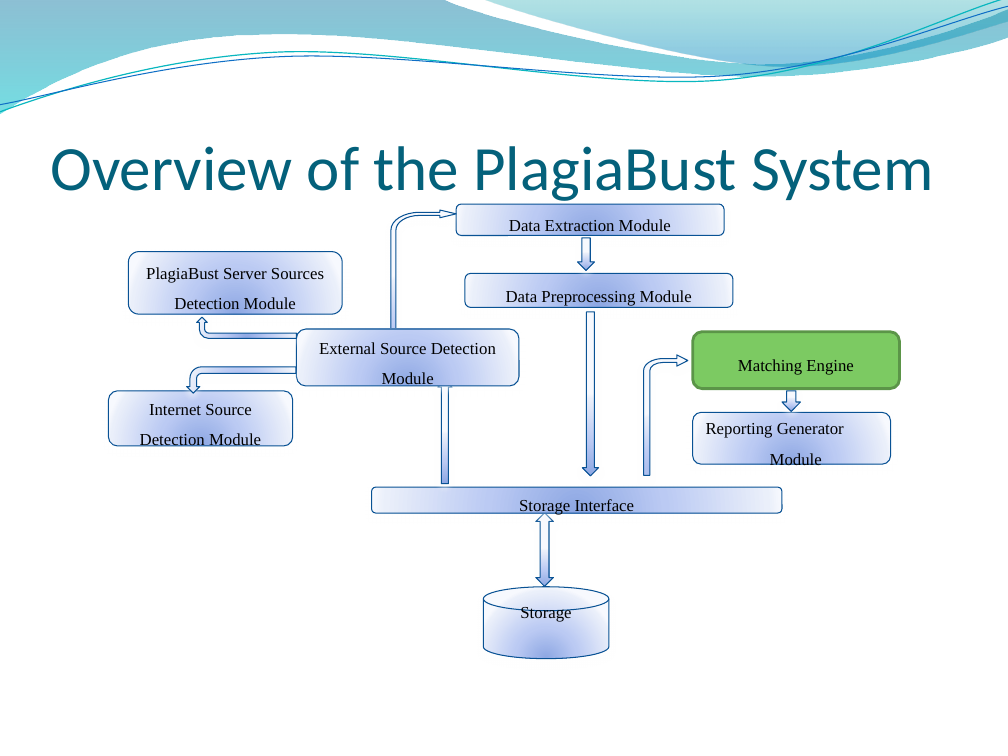
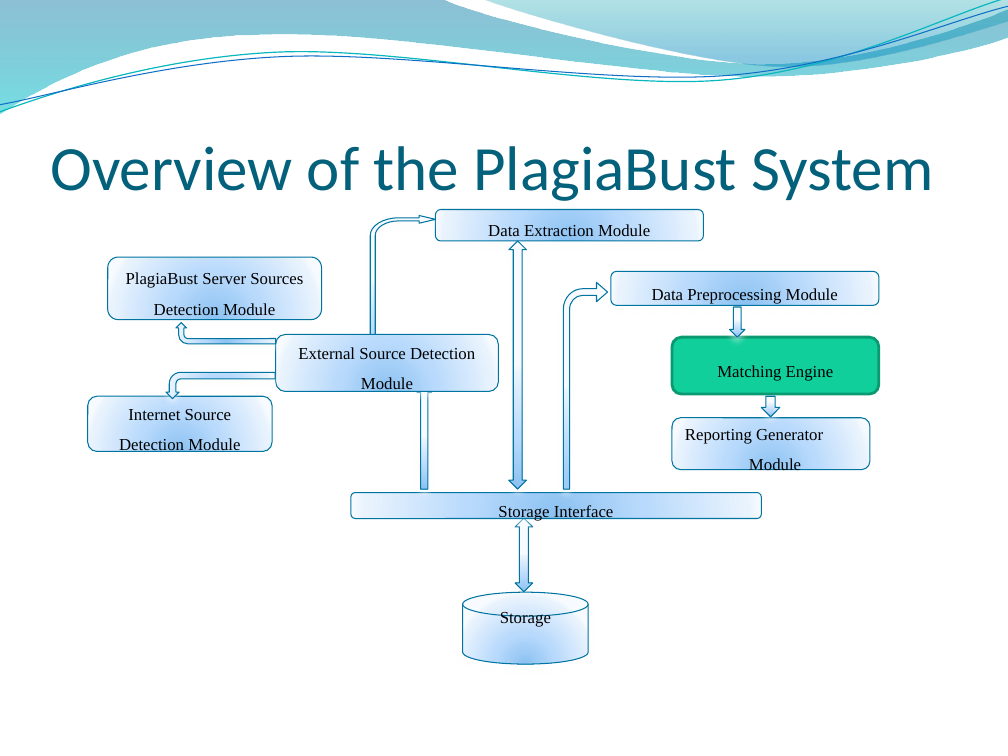
Before and after one commit to RizwanSaeedi/project-plagiabust, a slide deck: slide 24 of project docs/Final Presentation.pptx (slide 25 before the commit). Drawn at 1008x756 pixels with LibreOffice and Linux fonts; fonts in the diff are those of the drawing; background and template pictures are left out. Boxes give left, top, right and bottom in pixels: in the first picture for what was removed or moved away, otherwise in the second. Text is boxed around its words. In the diff, an @@ line names an element or a change of style, - is before the commit and + after.

```diff
--- a/project docs/Final Presentation.pptx
+++ b/project docs/Final Presentation.pptx
@@ 7 rounded rectangles, 2 bent arrows, 1 cylinder, 1 up arrow, 1 up down arrow, 1 down arrow, 1 freeform shape: place and size @@
-7 rounded rectangles, 2 bent arrows, 1 cylinder, 1 up arrow, 1 up down arrow, 1 down arrow, 1 freeform shape at [109,204,899,658]
+7 rounded rectangles, 2 bent arrows, 1 cylinder, 1 up arrow, 1 up down arrow, 1 down arrow, 1 freeform shape at [88,210,879,663]
@@ fill gradient #8DA8E3 to #BBCBF3 to #EAEFFB to #F7F9FF to gradient #8BC2F1 to #B9DBFD to #EAF3FE to #F8FBFF; outline #095295 0.75 pt to #0074A1 0.75 pt; shadow changed in 14 elements at [463,592,589,663], [108,257,322,320], [672,417,870,469], [88,396,272,452], [435,210,704,241], [276,335,499,392], [351,493,761,519], [611,271,879,305], [417,385,431,489], [166,372,275,398], [176,323,276,344], [515,518,532,592], [761,396,779,416], [370,216,435,350] @@
@@ down arrow removed at [578,238,595,270] @@
@@ up down arrow added at [509,241,526,489], fill gradient #8BC2F1 to #B9DBFD to #EAF3FE to #F8FBFF, outline #0074A1 0.75 pt @@
@@ freeform shape added at [563,282,608,489], fill gradient #8BC2F1 to #B9DBFD to #EAF3FE to #F8FBFF, outline #0074A1 0.75 pt @@
@@ rounded rectangle "Data Preprocessing Module": place and size @@
-rounded rectangle "Data Preprocessing Module" at [465,273,733,307]
+rounded rectangle "Data Preprocessing Module" at [611,271,879,305]
@@ down arrow removed at [583,311,599,476] @@
@@ down arrow added at [730,307,745,338], fill gradient #8BC2F1 to #B9DBFD to #EAF3FE to #F8FBFF, outline #0074A1 0.75 pt @@
@@ freeform shape removed at [644,355,688,475] @@
@@ rounded rectangle "Matching Engine" at [672,337,879,393]: fill #7CCA62 to #10CF9B; outline #5C9549 2 pt to #0C9973 2 pt @@
```
Also in this commit, not shown: 4 other slides changed, 1 slide removed.
